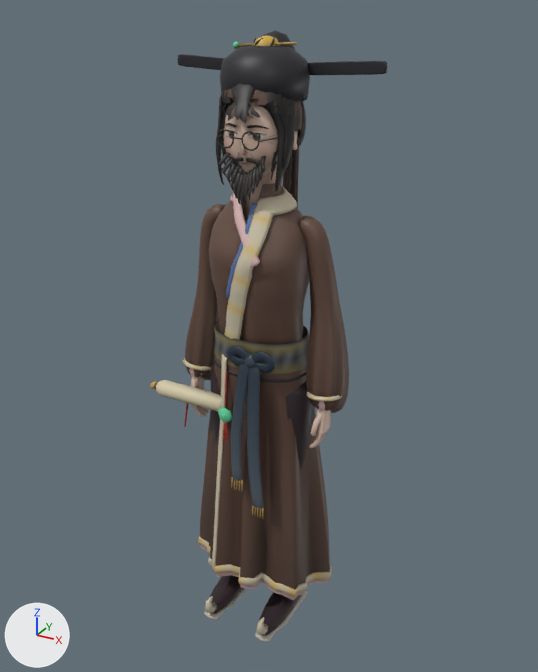
Renders of the glTF model assets/characters/teacher_qin.glb from each side of a commit.
Before and after are seen from a camera (50 mm lens) standing at (1.065, -1.891, 2.003) and looking at (0.003, 0.04, 1.038). The lights are fixed; the arrows at lower left show +X, +Y and +Z. The first picture is the older version. Vertices at exactly the same position are counted once.

Objects in the first picture: 'body'.
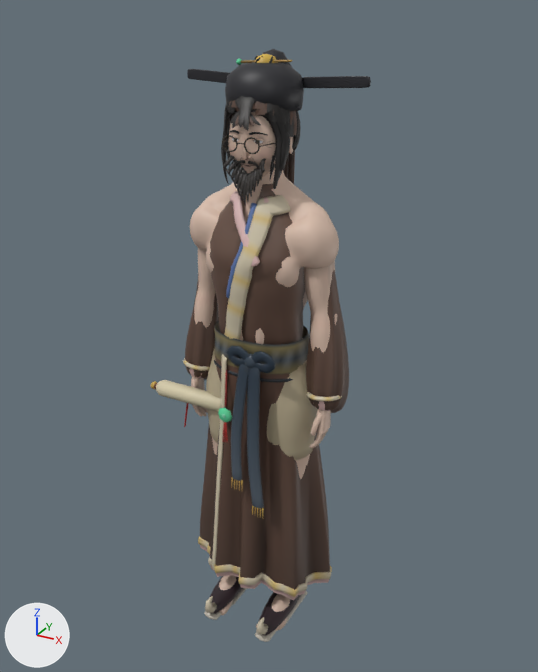
The change, as a list of edits to the scene's bpy script:
```text
Change me_body:
    used by ob_body; location = (0.0, 0.0, 0.0)
    remove me_body.from_pydata(...)  # 23141 vertices, 44370 faces; spans x -0.38..0.33, y -0.22..0.2, z 0.0..1.95
    add me_body.from_pydata(...)  # 8859 vertices, 16884 faces; spans x -0.38..0.29, y -0.22..0.18, z 0.0..1.9
    me_body part 1: the loose piece of 176 vertices spanning x 0.1..0.33, y 0.08..0.09, z 1.83..1.88 is scaled about its middle by 0.88, then moved by (-0.03, -0.01, -0.04)
    me_body part 2: the loose piece of 176 vertices spanning x -0.33..-0.1, y 0.08..0.09, z 1.83..1.88 is scaled about its middle by 0.88, then moved by (0.03, -0.01, -0.04)
    me_body part 3: the loose piece of 66 vertices spanning x 0.01..0.07, y -0.13, z 1.65..1.71 is moved by (0.0, 0.02, -0.02)
    me_body part 4: the loose piece of 20 vertices spanning x 0.06..0.1, y -0.13..-0.03, z 1.68..1.69 is moved by (-0.01, 0.01, -0.02)
    me_body part 5: the loose piece of 66 vertices spanning x -0.07..-0.01, y -0.13, z 1.65..1.71 is moved by (0.0, 0.02, -0.02)
    me_body part 6: 132 loose pieces with 9033 vertices, spanning x -0.25..0.25, y -0.13..0.2, z 0.72..1.95, are deleted
    me_body part 7: 25 vertices moved within x -0.11..0.11, y -0.09..0.13, z 1.57..1.86; 5485 vertices removed from x -0.13..0.13, y -0.11..0.2, z 1.33..1.94; 236 vertices added at x -0.12..0.12, y -0.09..0.13, z 1.57..1.9
    me_body part 8: 240 kept faces spanning x -0.09..0.09, y -0.1..0.11, z 1.36..1.58 get new vertex colours
    other edits to the shape of me_body do not show in these pictures
    remove me_body.materials.append(mat_plain)
    remove me_body.materials.append(mat_glow)
Add me_own:
    me_own.from_pydata(...)  # 14561 vertices, 28020 faces; spans x -0.252..0.252, y -0.115..0.179, z 0.725..1.889
    # faces by material slot: [22562, 5362, 96]
    me_own.materials.append(mat_toon)
    me_own.materials.append(mat_plain)
    me_own.materials.append(mat_glow)
Add me_bare:
    me_bare.from_pydata(...)  # 5508 vertices, 10984 faces; spans x -0.26..0.26, y -0.17..0.15, z 0.0..1.64
    me_bare.materials.append(mat_toon)
Add ob_own:
    ob_own = bpy.data.objects.new('own', me_own)
    ob_own.location = (0.0, 0.0, 0.0)
Add ob_bare:
    ob_bare = bpy.data.objects.new('bare', me_bare)
    ob_bare.location = (0.0, 0.0, 0.0)
```

Pixel boxes (x1, y1, x2, y2) of what changed, in the pictures (538 x 672 px; the box of a moved part takes in the faces that stretch with it):
'body', reshaped (7% narrower): before (151, 30, 387, 642); after (151, 49, 371, 642)
'bare', added (beige): after (190, 170, 339, 630)
'own', added: after (191, 54, 331, 448)
    faces in mat_toon: (191, 54, 331, 448)
    faces in mat_plain: (228, 115, 293, 169)
part 1 of me_body, moved or reshaped: before (308, 61, 387, 75); after (302, 76, 371, 88)
part 2 of me_body, moved or reshaped: before (178, 54, 225, 70); after (187, 69, 230, 83)
part 3 of me_body, moved or reshaped: before (241, 131, 260, 151); after (244, 137, 260, 154)
part 4 of me_body, moved or reshaped: before (260, 137, 278, 142); after (260, 142, 276, 147)
part 5 of me_body, moved or reshaped: before (217, 129, 234, 149); after (222, 135, 238, 152)
part 6 of me_body, deleted: before (191, 30, 331, 448)
part 7 of me_body, cut back: before (216, 36, 310, 208); after (225, 49, 304, 111)
part 8 of me_body, recoloured: before (231, 181, 292, 220); after (231, 191, 284, 220)
